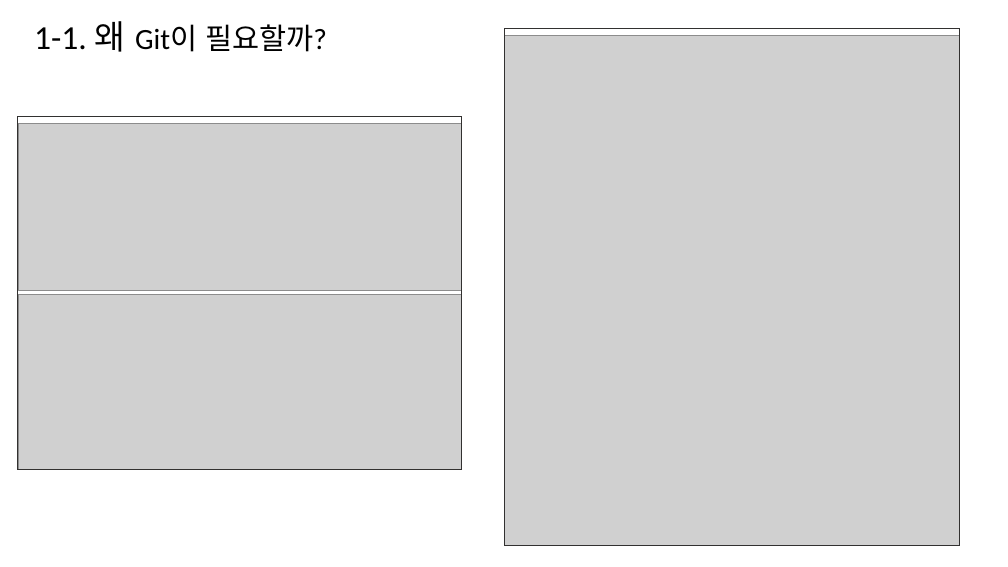
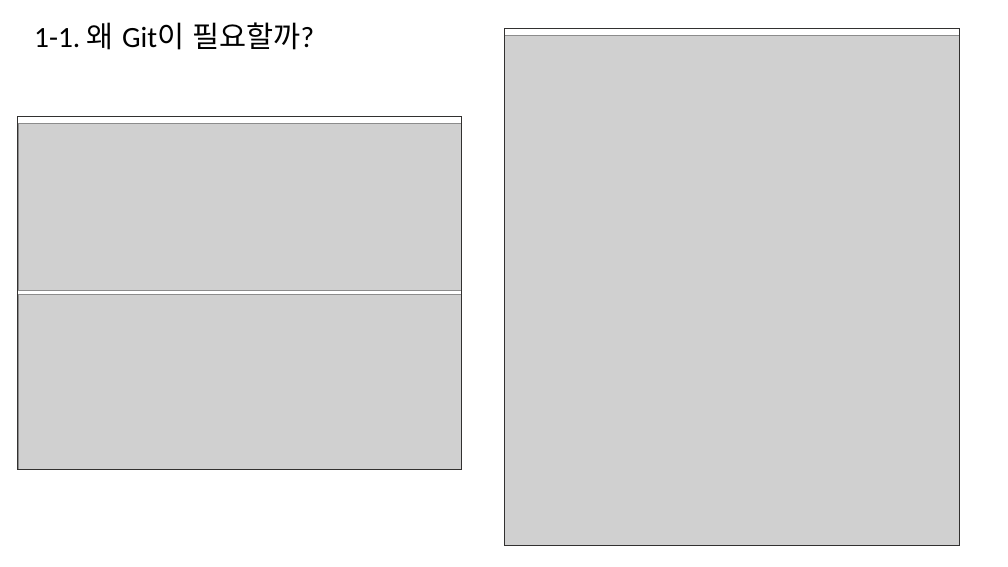
Before and after one commit to wonjaeL/how-to-use-git, a slide deck: slide 4 of ppt.pptx. Drawn at 1008x567 pixels with LibreOffice and Linux fonts; fonts in the diff are those of the drawing; grey boxes stand for pictures. Boxes give left, top, right and bottom in pixels: in the first picture for what was removed or moved away, otherwise in the second. Text is boxed around its words. In the diff, an @@ line names an element or a change of style, - is before the commit and + after.

```diff
--- a/ppt.pptx
+++ b/ppt.pptx
@@ text "1-1. 왜 Git이 필요할까?" at (34,22,314,50): size 32 to 28 pt in "1-1. 왜" @@
```
Also in this commit, not shown: 6 other slides changed, 9 slides added, 3 slides removed.
